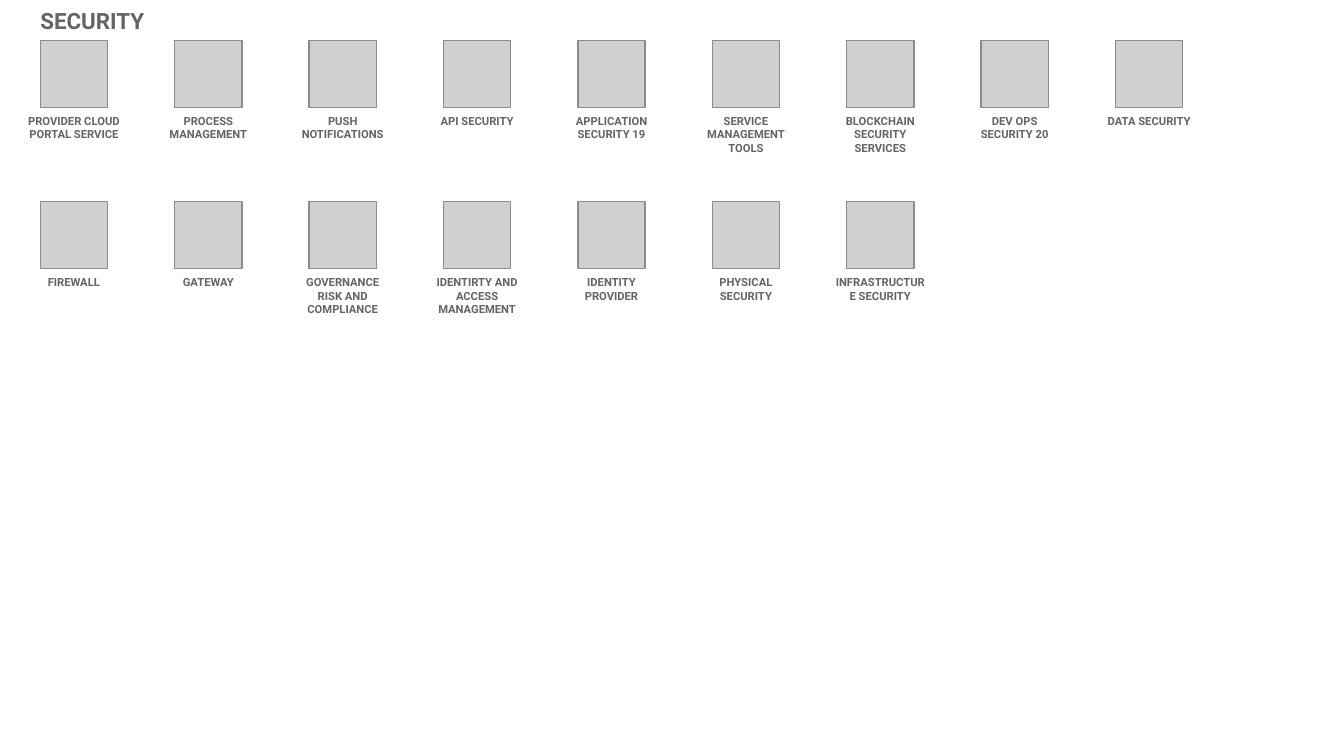
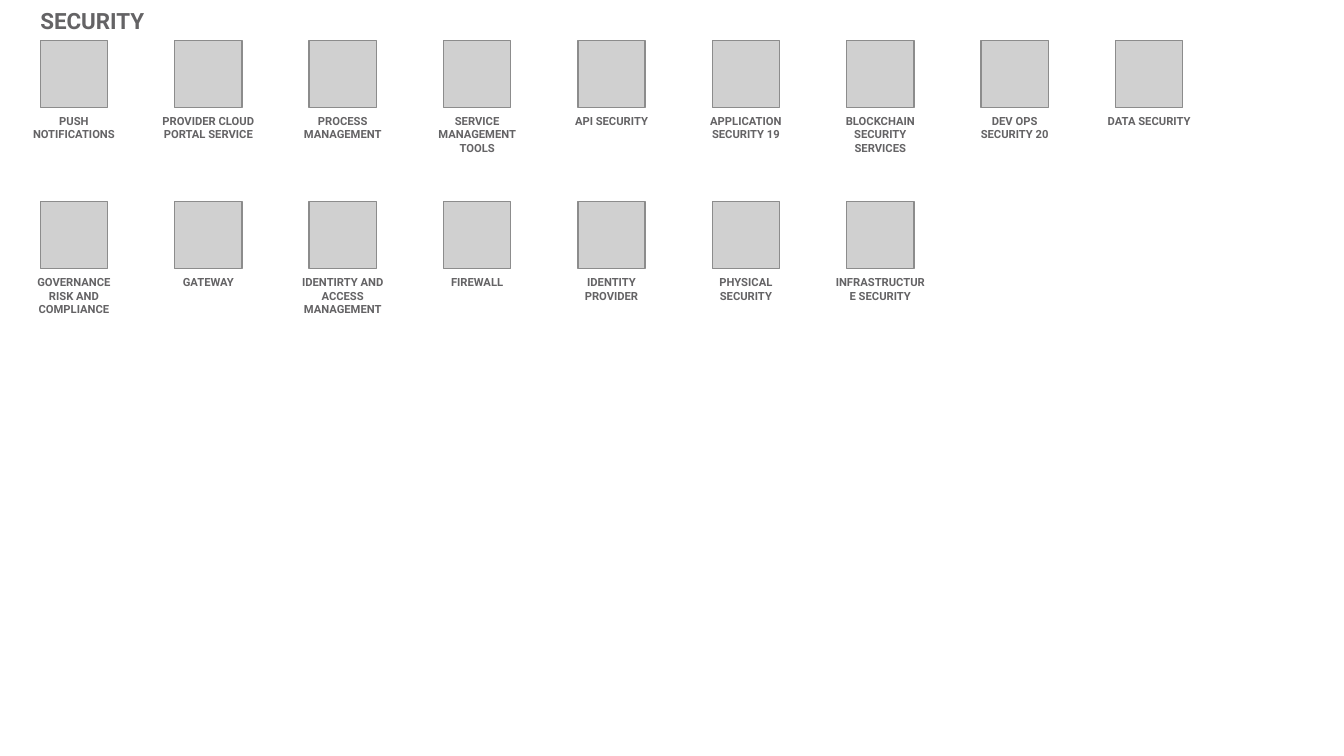
Before and after one commit to l2fprod/myarchitecture, a slide deck: slide 20 of mycatalog-architecture-diagram-template.pptx. Drawn at 1344x756 pixels with LibreOffice and Linux fonts; fonts in the diff are those of the drawing; grey boxes stand for pictures. Boxes give left, top, right and bottom in pixels: in the first picture for what was removed or moved away, otherwise in the second. Text is boxed around its words. In the diff, an @@ line names an element or a change of style, - is before the commit and + after.

```diff
--- a/mycatalog-architecture-diagram-template.pptx
+++ b/mycatalog-architecture-diagram-template.pptx
@@ text "PUSH NOTIFICATIONS": place and size @@
-text "PUSH NOTIFICATIONS" at [302,117,384,138]
+text "PUSH NOTIFICATIONS" at [33,117,115,138]
@@ text "PROVIDER CLOUD PORTAL SERVICE": place and size @@
-text "PROVIDER CLOUD PORTAL SERVICE" at [28,117,119,138]
+text "PROVIDER CLOUD PORTAL SERVICE" at [162,117,254,138]
@@ text "PROCESS MANAGEMENT": place and size @@
-text "PROCESS MANAGEMENT" at [169,117,247,138]
+text "PROCESS MANAGEMENT" at [304,117,382,138]
@@ text at [438,117,516,152]: text changed @@
-API SECURITY
+SERVICE MANAGEMENT TOOLS
@@ text at [575,117,648,125]: text changed @@
-APPLICATION SECURITY 19
+API SECURITY
@@ text at [710,117,781,138]: text changed @@
-SERVICE MANAGEMENT TOOLS
+APPLICATION SECURITY 19
@@ text at [37,278,110,313]: text changed @@
-FIREWALL
+GOVERNANCE RISK AND COMPLIANCE
@@ text "IDENTIRTY AND ACCESS MANAGEMENT": place and size @@
-text "IDENTIRTY AND ACCESS MANAGEMENT" at [437,278,518,313]
+text "IDENTIRTY AND ACCESS MANAGEMENT" at [302,278,384,313]
@@ text removed at [306,278,379,313] @@
-GOVERNANCE RISK AND COMPLIANCE
@@ text added at [451,278,503,286], 6 pt, text #646365, bold @@
+FIREWALL
```
Also in this commit, not shown: 13 other slides changed, 1 slide added, 1 slide removed.
